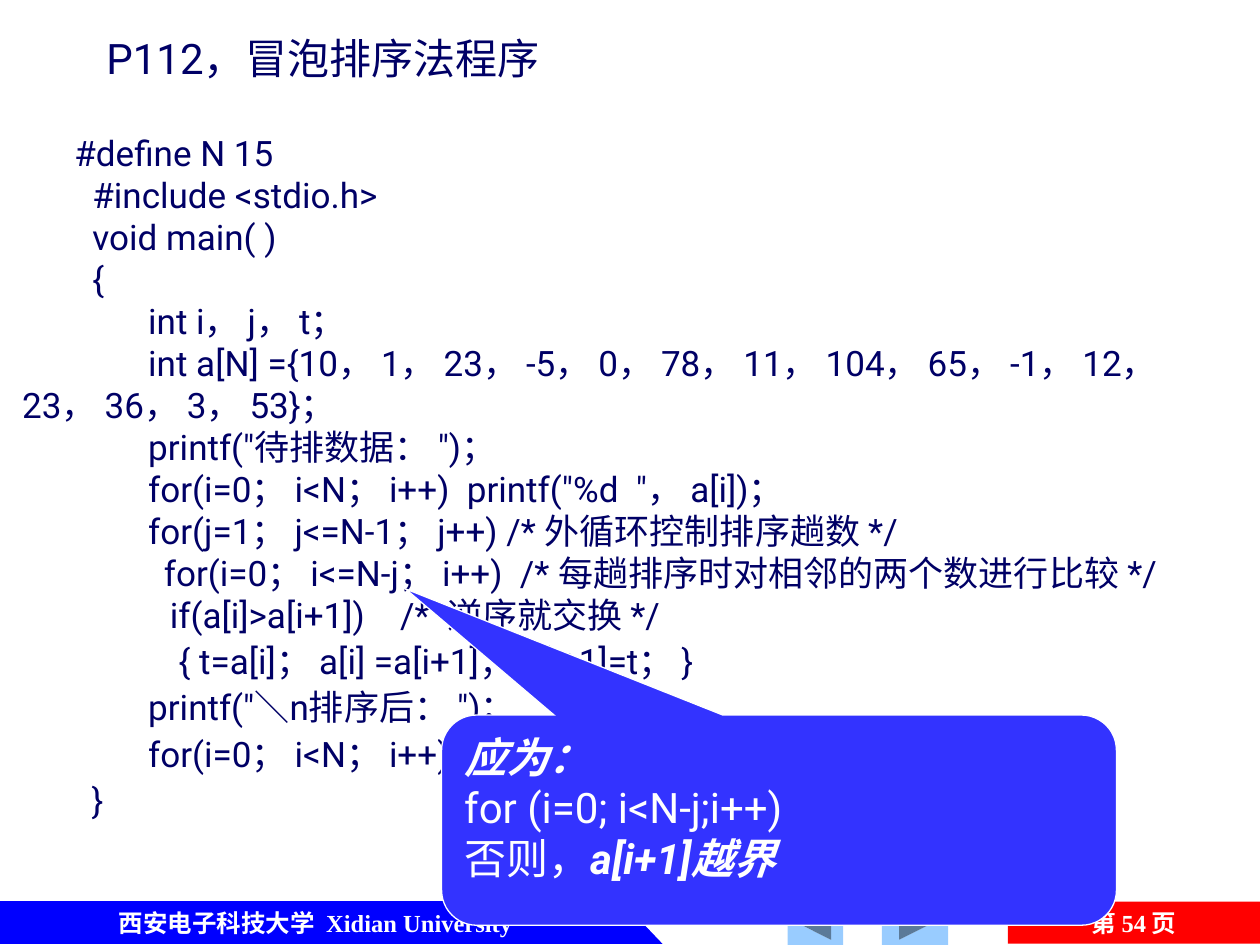
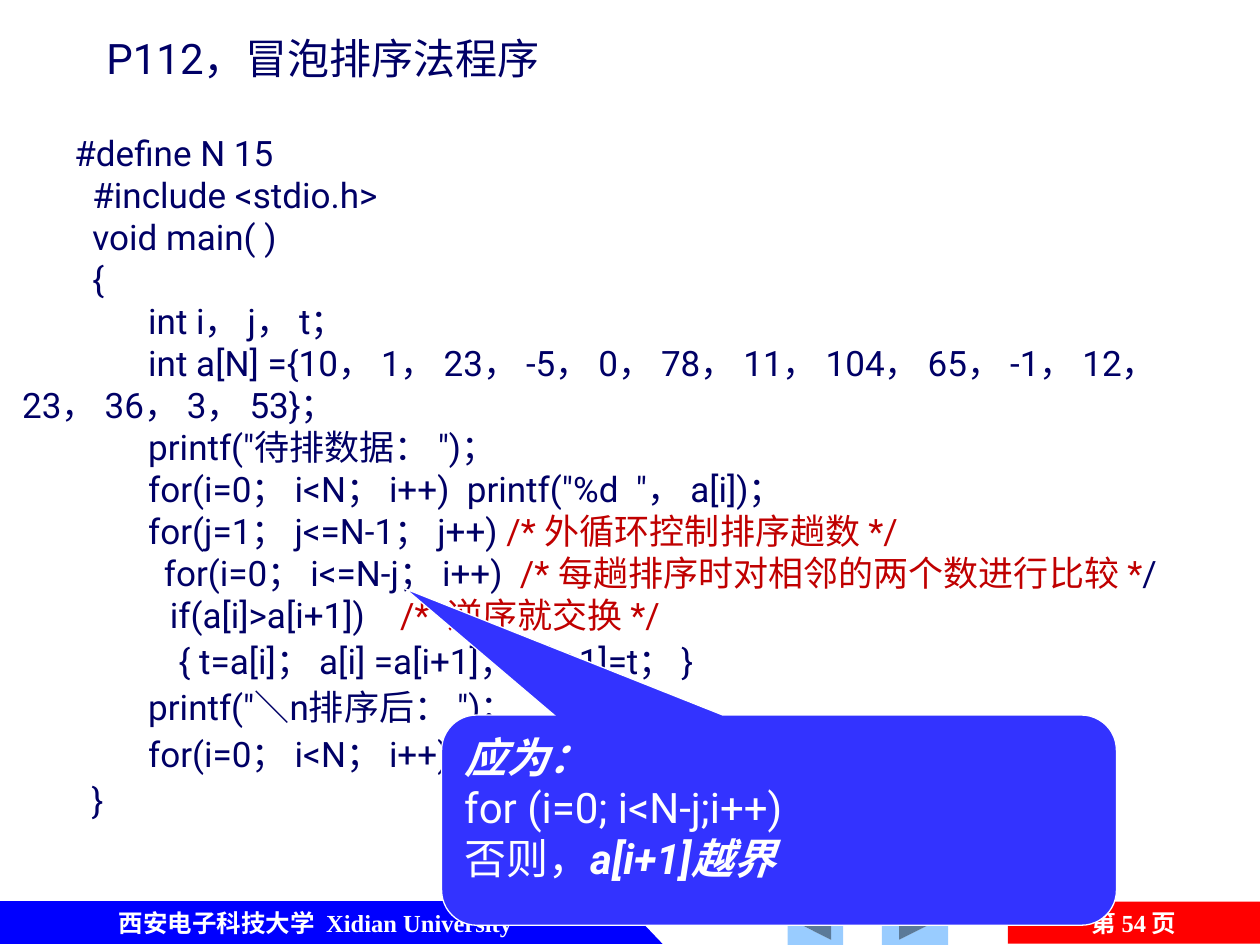
Before and after one commit to jtrfid/C-Repositories, a slide deck: slide 54 of 2016/C语言/课件/第6章 数组.pptx. Drawn at 1260x945 pixels with LibreOffice and Linux fonts; fonts in the diff are those of the drawing. Boxes give left, top, right and bottom in pixels: in the first picture for what was removed or moved away, otherwise in the second. Text is boxed around its words. In the diff, an @@ line names an element or a change of style, - is before the commit and + after.

```diff
--- a/2016/C语言/课件/第6章 数组.pptx
+++ b/2016/C语言/课件/第6章 数组.pptx
@@ text at [148, 509, 1119, 638]: text colour #000066 to #C00000 in "/* 外循环控制排序趟数 */", "/* 每趟排序时对相邻的两个数进行比较 */", "/* 逆序就交换 */" @@
```
Also in this commit, not shown: 8 other slides changed.
